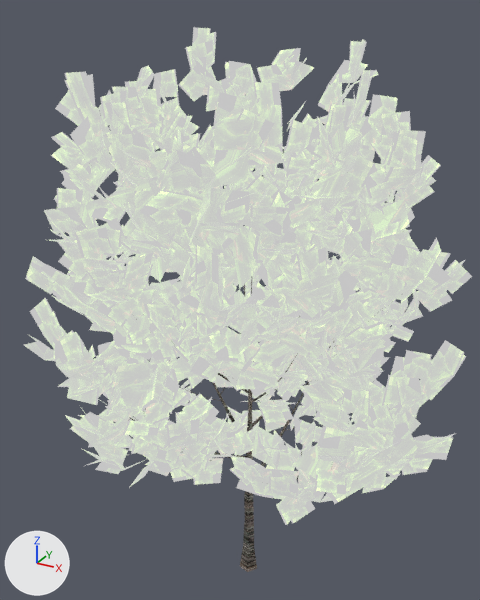
The glTF model src/models/trees/maple.glb as it was, and as the next commit left it.
Both versions are drawn from a 50 mm lens placed at (154.0, -292.0, 334.0), pointed at (-12.0, 9.0, 184.0). The lights are fixed; the arrows at lower left show +X, +Y and +Z. The older version comes first.
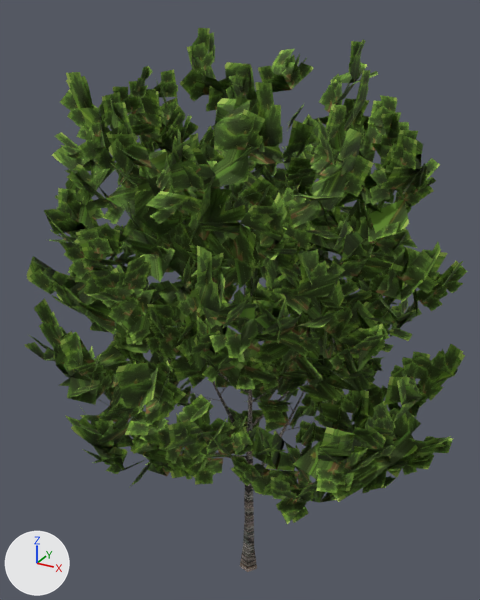
Scene script edits in JSON lines:
```json
{"block": "mat_sugar_maple_leaf", "where": "n0 = _N.new('ShaderNodeBsdfPrincipled'); n0.name = 'Principled BSDF'"}
{"op": "remove", "block": "mat_sugar_maple_leaf", "code": "n0.inputs[28].default_value = 0.55  # 'Emission Strength'"}
{"op": "add", "block": "mat_sugar_maple_leaf", "code": "n3 = _N.new('ShaderNodeMath'); n3.name = 'Math'"}
{"op": "add", "block": "mat_sugar_maple_leaf", "code": "n3.operation = 'SUBTRACT'"}
{"op": "add", "block": "mat_sugar_maple_leaf", "code": "n3.inputs[0].default_value = 1.0  # 'Value'"}
{"op": "add", "block": "mat_sugar_maple_leaf", "code": "n4 = _N.new('ShaderNodeMath'); n4.name = 'Math.001'"}
{"op": "add", "block": "mat_sugar_maple_leaf", "code": "n4.operation = 'LESS_THAN'"}
{"block": "mat_sugar_maple_leaf", "where": "n2 = _N.new('ShaderNodeTexImage'); n2.name = 'Image Texture'"}
{"op": "add", "block": "mat_sugar_maple_leaf", "code": "_L.new(n3.outputs[0], n0.inputs[4])  # 'Value' to 'Alpha'"}
{"op": "add", "block": "mat_sugar_maple_leaf", "code": "_L.new(n4.outputs[0], n3.inputs[1])  # 'Value' to 'Value'"}
{"op": "add", "block": "mat_sugar_maple_leaf", "code": "_L.new(n2.outputs[1], n4.inputs[0])  # 'Alpha' to 'Value'"}
```

Changed parts and their boxes [x1, y1, x2, y2] in the pictures (480 x 600 px):
```json
{"object": "Mesh_0", "change": "surface changed", "before": [24, 28, 467, 524], "after": [24, 28, 467, 524], "on screen": "white to green"}
```
